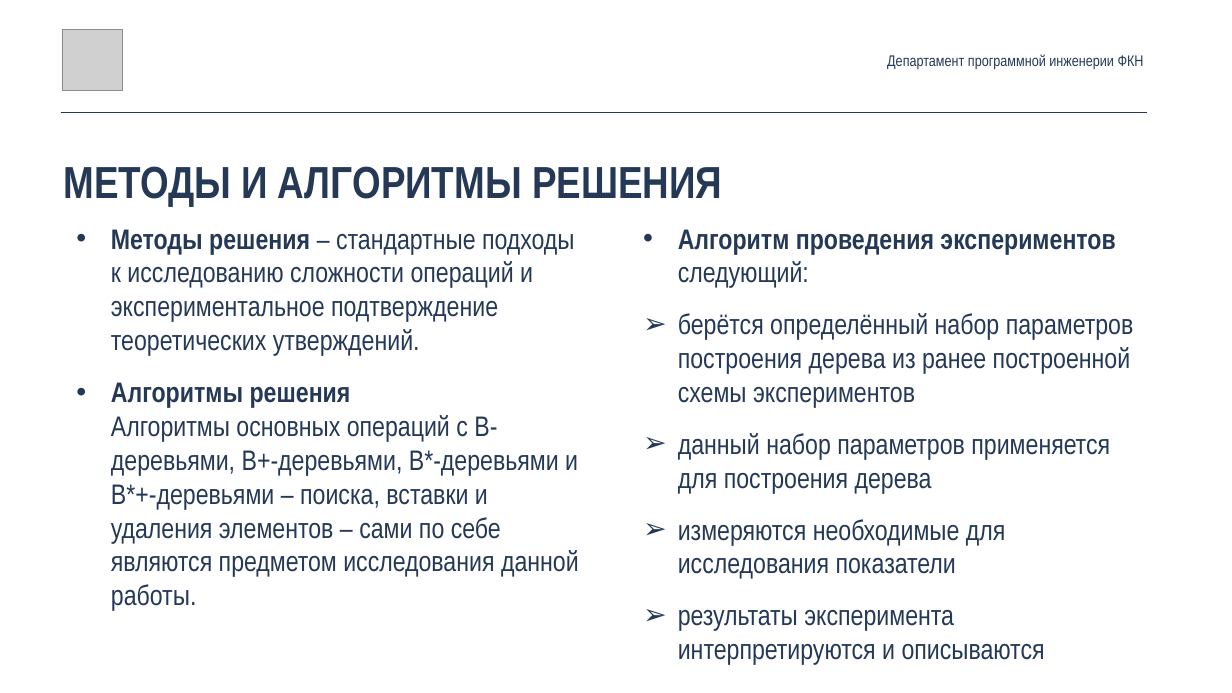
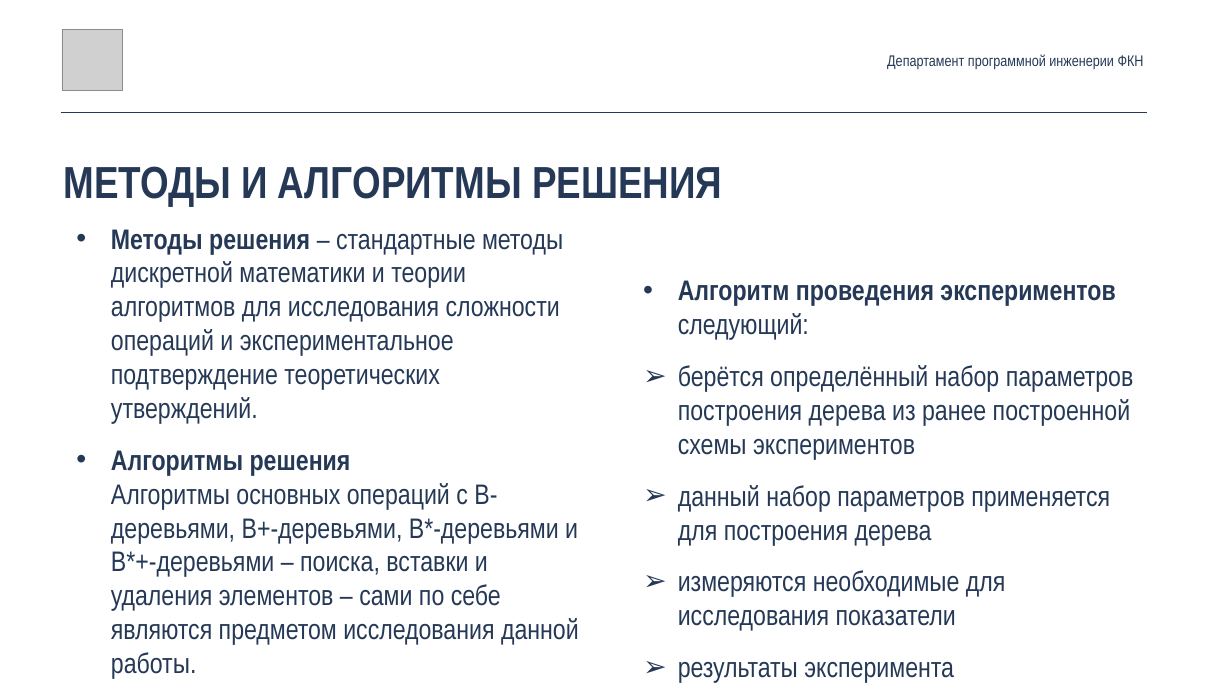
Before and after one commit to DunaevYaroslav/btrees, a slide deck: slide 9 of root/docs/slides/Ригин_Антон_БПИ153_КР_3_курс_презентация.pptx. Drawn at 1232x693 pixels with LibreOffice and Linux fonts; fonts in the diff are those of the drawing; grey boxes stand for pictures. Boxes give left, top, right and bottom in pixels: in the first picture for what was removed or moved away, otherwise in the second. Text is boxed around its words. In the diff, an @@ line names an element or a change of style, - is before the commit and + after.

```diff
--- a/root/docs/slides/Ригин_Антон_БПИ153_КР_3_курс_презентация.pptx
+++ b/root/docs/slides/Ригин_Антон_БПИ153_КР_3_курс_презентация.pptx
@@ text at <box>111,229,563,423</box>: text changed @@
-• Методы решения – стандартные подходы к исследованию сложности операций и экспериментальное подтверждение теоретических утверждений.
+• Методы решения – стандартные методы дискретной математики и теории алгоритмов для исследования сложности операций и экспериментальное подтверждение теоретических утверждений.
```
Also in this commit, not shown: 5 other slides changed, 3 other files.
